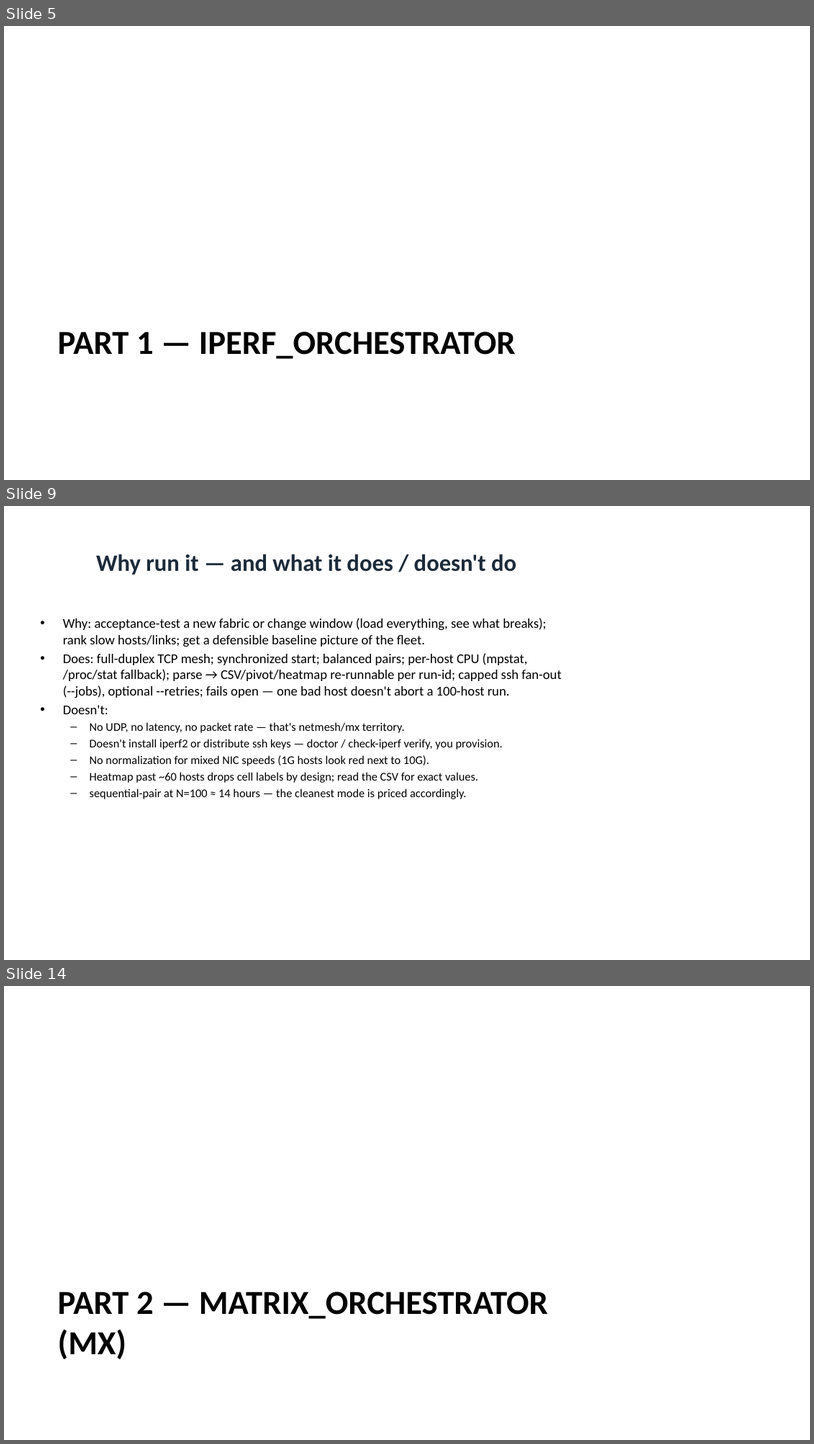
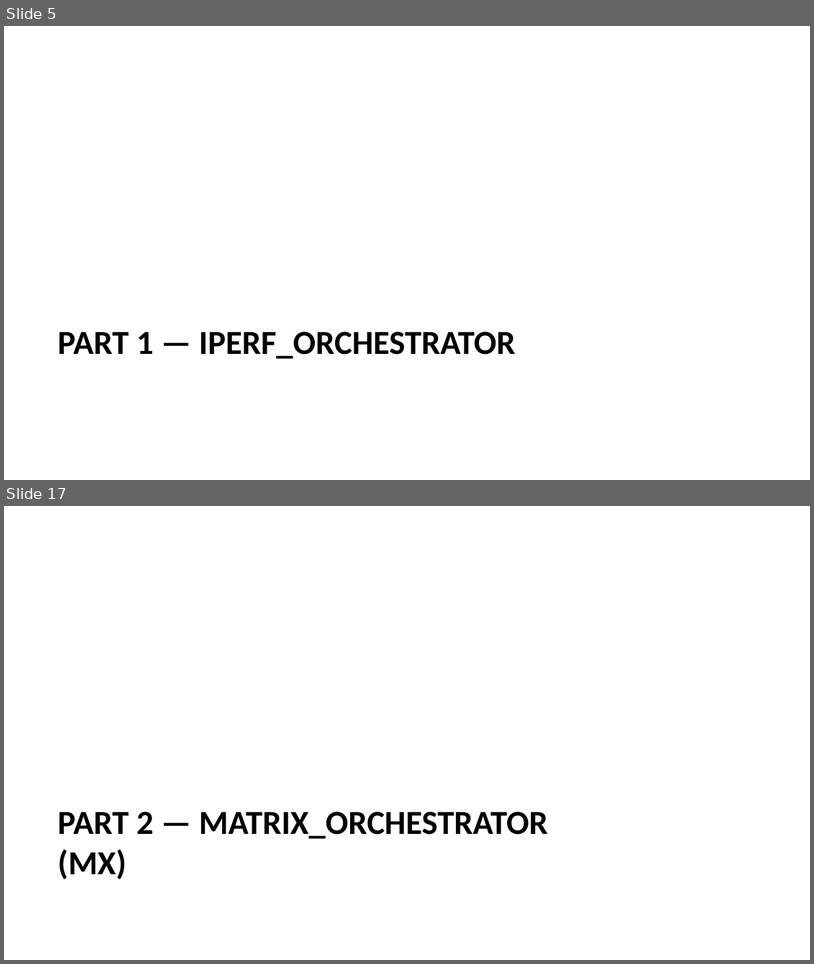
Before and after one commit to MartinGallagher-code/presentations, a slide deck: network-testing/network_testing.pptx. Shown one above the other, each under a label of ours: slides 5, 9 and 14 before the commit, slides 5 and 17 after it; the slides between them are not shown. The pictures are 814x1444 and 814x964 pixels, drawn with LibreOffice and Linux fonts; fonts in the diff are those of the drawing. Boxes give left, top, right and bottom in pixels: in the first picture for what was removed or moved away, otherwise in the second. Text is boxed around its words. In the diff, an @@ line names an element or a change of style, - is before the commit and + after.

```diff
--- a/network-testing/network_testing.pptx
+++ b/network-testing/network_testing.pptx
@@ slide 9 removed at box(4, 506, 810, 960), background #FFFFFF @@
@@ title removed at box(96, 554, 517, 574) @@
-Why run it — and what it does / doesn't do
@@ text removed at box(63, 618, 561, 799) @@
-• Why: acceptance-test a new fabric or change window (load everything, see what breaks); rank slow hosts/links; get a defensible baseline picture of the fleet.
-• Does: full-duplex TCP mesh; synchronized start; balanced pairs; per-host CPU (mpstat, /proc/stat fallback); parse → CSV/pivot/heatmap re-runnable per run-id; capped ssh fan-out (--jobs), optional --retries; fails open — one bad host doesn't abort a 100-host run.
-• Doesn't:
-  – No UDP, no latency, no packet rate — that's netmesh/mx territory.
-  – Doesn't install iperf2 or distribute ssh keys — doctor / check-iperf verify, you provision.
-  – No normalization for mixed NIC speeds (1G hosts look red next to 10G).
-  – Heatmap past ~60 hosts drops cell labels by design; read the CSV for exact values.
-  – sequential-pair at N=100 ≈ 14 hours — the cleanest mode is priced accordingly.
@@ what was slide 14 is now slide 17 @@
```
Also in this commit, not shown: 11 slides changed, 17 slides added, 12 other slides removed, 2 other files.
